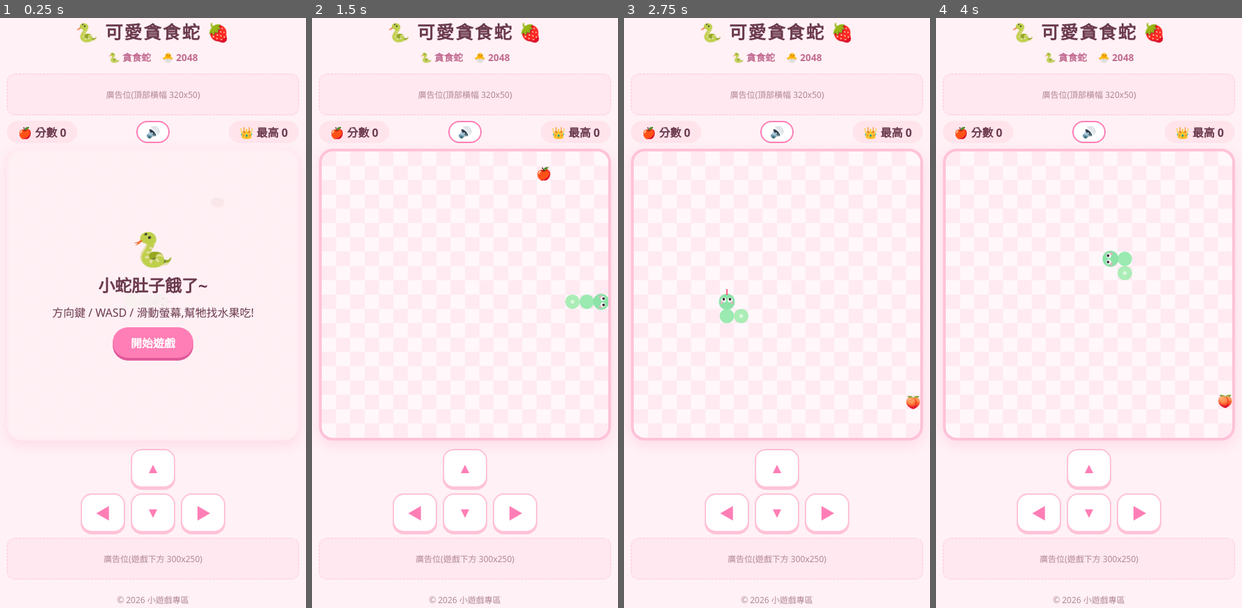
Above: before the commit, frames 1-4 (left to right).
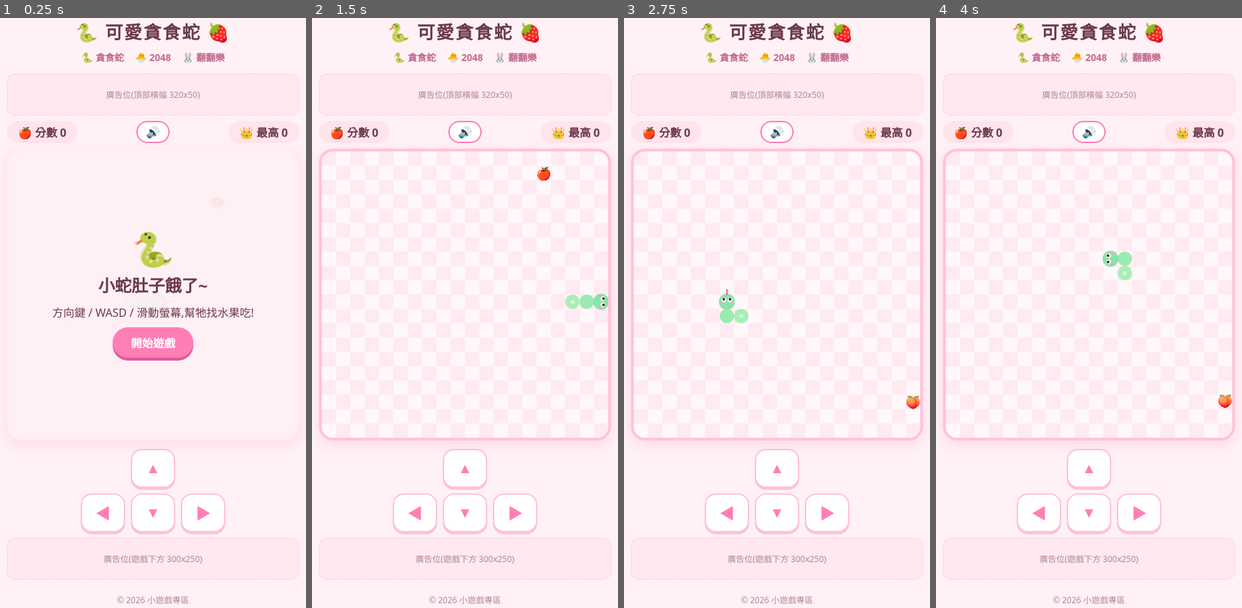
Above: after the commit, the same moments.

Repository: jimin54/Gamezone
Game: browser game, page index.html
Two runs of this game, one before a commit and one after it. Both use one fixed random seed, a clock stepped at 60 frames per second and the inputs below.
Inputs (mouse positions are in pixels of both pictures, inside the frame that each line leads up to):
- Up to frame 1 (0.25 s): no input
- Up to frame 2 (1.5 s): click "開始遊戲" at 0.27 s; hold Right from 1.03 s (still down); click (465, 324) at 1.07 s; tap Space at 1.1 s
- Up to frame 3 (2.75 s): release Right at 1.53 s; hold Down 1.58-1.85 s; tap Space at 1.6, 2.1, 2.6 s; click (718, 265) at 1.67 s; hold Left 1.9-2.47 s; click "🔊" at 2.02 s; click (835, 248) at 2.27 s; hold Up from 2.52 s (still down)
- Up to frame 4 (4 s): release Up at 2.82 s; click (1131, 354) at 2.87 s; hold Right 2.87-3.53 s; tap Space at 3.1, 3.6 s; click (1015, 366) at 3.47 s; hold Up 3.58-3.82 s; hold Left from 3.87 s (still down)

The runs differ from the first frame. In frame 1, 0.5% of the frame differs, in the area x 26-74%, y 5-8%; in frame 2, 0.5%; in frame 3, 0.5%; in frame 4, 0.5%.

Commit message:
Add files via upload

Diff:
--- a/2048.html
+++ b/2048.html
@@ -52,7 +52,7 @@
 </head>
 <body>
   <h1>🐣 可愛 2048 🌈</h1>
-  <nav><a href="index.html">🐍 貪食蛇</a><a href="2048.html">🐣 2048</a></nav>
+  <nav><a href="index.html">🐍 貪食蛇</a><a href="2048.html">🐣 2048</a><a href="memory.html">🐰 翻翻樂</a></nav>
 
   <!-- ====== 廣告位 1:頂部橫幅 ====== -->
   <div class="ad" id="ad-top">廣告位(頂部橫幅 320x50)</div>
--- a/index.html
+++ b/index.html
@@ -46,7 +46,7 @@
 </head>
 <body>
   <h1>🐍 可愛貪食蛇 🍓</h1>
-  <nav><a href="index.html">🐍 貪食蛇</a><a href="2048.html">🐣 2048</a></nav>
+  <nav><a href="index.html">🐍 貪食蛇</a><a href="2048.html">🐣 2048</a><a href="memory.html">🐰 翻翻樂</a></nav>
 
   <!-- ====== 廣告位 1:頂部橫幅 ====== -->
   <div class="ad" id="ad-top">廣告位(頂部橫幅 320x50)</div>
--- /dev/null
+++ b/memory.html
@@ -0,0 +1,243 @@
+<!DOCTYPE html>
+<html lang="zh-Hant">
+<head>
+<meta charset="UTF-8">
+<meta name="viewport" content="width=device-width, initial-scale=1, user-scalable=no">
+<title>可愛翻翻樂 - 免費線上記憶配對遊戲</title>
+<meta name="description" content="超可愛的動物記憶翻牌遊戲,線上免費玩,三種難度,手機電腦都能玩,挑戰最少步數!">
+<meta property="og:title" content="可愛翻翻樂 - 免費線上記憶配對遊戲">
+<meta property="og:description" content="超可愛的動物記憶翻牌遊戲,挑戰最少步數!">
+
+<!-- ====== 變現:通過 AdSense 審核後,取消註解並換成你的 ID ======
+<script async src="https://pagead2.googlesyndication.com/pagead/js/adsbygoogle.js?client=ca-pub-XXXXXXXXXXXXXXXX" crossorigin="anonymous"></script>
+-->
+
+<style>
+  :root { --bg:#fff1f5; --card:#ffe4ec; --accent:#ff7eb6; --text:#6b3a4e; }
+  * { box-sizing:border-box; -webkit-tap-highlight-color:transparent; }
+  body { margin:0; background:var(--bg); color:var(--text); font-family:"Noto Sans TC",system-ui,-apple-system,sans-serif;
+         display:flex; flex-direction:column; align-items:center; min-height:100vh; padding:12px; }
+  h1 { margin:4px 0 4px; font-size:1.6rem; letter-spacing:2px; }
+  nav { font-size:.85rem; margin-bottom:6px; }
+  nav a { color:#c06a8f; margin:0 8px; text-decoration:none; font-weight:600; }
+  nav a:hover { color:var(--accent); }
+  .ad { width:100%; max-width:420px; min-height:60px; margin:8px 0; background:#ff7eb614; border:1px dashed #ff7eb655;
+        border-radius:12px; display:flex; align-items:center; justify-content:center; font-size:.75rem; color:#b08795; overflow:hidden; }
+  .levels { display:flex; gap:8px; margin:6px 0 10px; }
+  .lv { background:#fff; color:var(--accent); border:2px solid #ffc2d9; box-shadow:none; padding:6px 16px; font-size:.9rem; }
+  .lv.on { background:var(--accent); color:#fff; border-color:var(--accent); }
+  .bar { width:100%; max-width:420px; display:flex; justify-content:space-between; align-items:center; margin-bottom:8px; gap:6px; font-weight:700; }
+  .box { background:var(--card); border-radius:16px; padding:4px 12px; text-align:center; min-width:70px; }
+  .box small { display:block; font-size:.65rem; color:#b08795; font-weight:500; }
+  .wrap { position:relative; width:100%; max-width:420px; }
+  #board { display:grid; gap:10px; background:var(--card); padding:10px; border-radius:20px; user-select:none;
+           border:4px solid #ffc2d9; box-shadow:0 6px 18px #ff7eb633; }
+  .card { perspective:600px; aspect-ratio:1; cursor:pointer; }
+  .inner { position:relative; display:block; width:100%; height:100%; transition:transform .35s; transform-style:preserve-3d; }
+  .card.flipped .inner, .card.matched .inner { transform:rotateY(180deg); }
+  .face { position:absolute; inset:0; display:flex; align-items:center; justify-content:center; border-radius:16px;
+          backface-visibility:hidden; -webkit-backface-visibility:hidden; }
+  .front { background:linear-gradient(135deg,#ffb3d1,#ff8fc0); font-size:1.7rem; box-shadow:0 3px 0 #e0599a; }
+  .back { background:#fff; transform:rotateY(180deg); font-size:clamp(1.8rem,10vw,2.8rem); border:3px solid #ffc2d9; }
+  .card.matched .back { background:#e8ffef; border-color:#8be3a8; animation:hop .45s; }
+  @keyframes hop { 0%{transform:rotateY(180deg) scale(1)} 50%{transform:rotateY(180deg) scale(1.18)} 100%{transform:rotateY(180deg) scale(1)} }
+  .overlay { position:absolute; inset:0; background:#fff1f5ee; border-radius:20px; display:flex; flex-direction:column;
+             align-items:center; justify-content:center; gap:10px; text-align:center; padding:16px; }
+  .overlay.hidden { display:none; }
+  .big { font-size:3rem; line-height:1; }
+  button { background:var(--accent); color:#fff; border:0; border-radius:999px; padding:10px 22px; font-size:1rem; font-weight:700; cursor:pointer;
+           box-shadow:0 4px 0 #e0599a; }
+  button:active { transform:translateY(2px); box-shadow:0 2px 0 #e0599a; }
+  button.ghost { background:#fff; color:var(--accent); border:2px solid var(--accent); box-shadow:none; }
+  button.hidden { display:none; }
+  .tools { width:100%; max-width:420px; text-align:center; margin-top:10px; font-size:.8rem; color:#b08795; }
+  footer { margin-top:auto; padding:12px; font-size:.75rem; color:#b08795; }
+</style>
+</head>
+<body>
+  <h1>🐰 可愛翻翻樂 🌸</h1>
+  <nav><a href="index.html">🐍 貪食蛇</a><a href="2048.html">🐣 2048</a><a href="memory.html">🐰 翻翻樂</a></nav>
+
+  <!-- ====== 廣告位 1:頂部橫幅 ====== -->
+  <div class="ad" id="ad-top">廣告位(頂部橫幅 320x50)</div>
+
+  <div class="levels">
+    <button class="lv" data-lv="easy">簡單</button>
+    <button class="lv on" data-lv="normal">普通</button>
+    <button class="lv" data-lv="hard">困難</button>
+  </div>
+
+  <div class="bar">
+    <div class="box"><small>步數</small><span id="moves">0</span></div>
+    <div class="box"><small>時間</small><span id="time">0:00</span></div>
+    <button class="ghost" id="muteBtn" style="padding:4px 12px;box-shadow:none" aria-label="音效開關">🔊</button>
+    <button id="newBtn" style="padding:8px 14px">重來</button>
+    <div class="box"><small>最佳步數</small><span id="best">-</span></div>
+  </div>
+
+  <div class="wrap">
+    <div id="board"></div>
+    <div class="overlay hidden" id="overlay">
+      <div class="big" id="ovEmoji">🏆</div>
+      <h2 id="ovTitle" style="margin:0"></h2>
+      <div id="ovMsg"></div>
+      <button id="ovBtn">再玩一次</button>
+      <button class="ghost" id="shareBtn">邀請朋友來挑戰</button>
+    </div>
+  </div>
+
+  <div class="tools">翻開兩張一樣的動物就算配對成功,用最少步數全部配完!</div>
+
+  <!-- ====== 廣告位 2:遊戲下方 ====== -->
+  <div class="ad" id="ad-bottom">廣告位(遊戲下方 300x250)</div>
+
+  <footer>© 2026 小遊戲專區</footer>
+
+<script>
+(() => {
+  const $ = id => document.getElementById(id);
+  const boardEl = $('board'), overlay = $('overlay');
+  const ANIMALS = ['🐶','🐱','🐰','🦊','🐼','🐨','🦁','🐸','🐵','🐧','🦄','🐯'];
+  const LEVELS = { easy:{cols:3, pairs:6, name:'簡單'}, normal:{cols:4, pairs:8, name:'普通'}, hard:{cols:4, pairs:10, name:'困難'} };
+
+  let level = 'normal', cards = [], first = null, lock = false, moves = 0, matched = 0, secs = 0, tmr = null, started = false, shareText = '', games = 0;
+
+  // ====== 音效(Web Audio,不需要音檔) ======
+  let audio = null, muted = false;
+  try { muted = localStorage.getItem('muteMemory') === '1'; } catch(e) {}
+  const muteBtn = $('muteBtn');
+  muteBtn.textContent = muted ? '🔇' : '🔊';
+  muteBtn.onclick = () => {
+    muted = !muted;
+    muteBtn.textContent = muted ? '🔇' : '🔊';
+    try { localStorage.setItem('muteMemory', muted ? '1' : '0'); } catch(e) {}
+  };
+  function tone(freq, start, dur, type = 'sine', vol = 0.15) {
+    const o = audio.createOscillator(), gn = audio.createGain();
+    o.type = type; o.frequency.value = freq;
+    const t0 = audio.currentTime + start;
+    gn.gain.setValueAtTime(vol, t0);
+    gn.gain.exponentialRampToValueAtTime(0.001, t0 + dur);
+    o.connect(gn); gn.connect(audio.destination);
+    o.start(t0); o.stop(t0 + dur);
+  }
+  function sfx(name) {
+    if (muted) return;
+    try {
+      audio = audio || new (window.AudioContext || window.webkitAudioContext)();
+      if (audio.state === 'suspended') audio.resume();
+      if (name === 'flip') tone(520, 0, .06, 'triangle', .08);
+      else if (name === 'match') { tone(660, 0, .1, 'triangle'); tone(990, .08, .16, 'triangle'); }
+      else if (name === 'miss') { tone(300, 0, .12, 'sine', .1); tone(240, .09, .14, 'sine', .1); }
+      else if (name === 'start') [523, 659, 784].forEach((f, i) => tone(f, i * .08, .12, 'triangle'));
+      else if (name === 'win') [523, 659, 784, 1047, 1319].forEach((f, i) => tone(f, i * .1, .22, 'triangle', .18));
+    } catch(e) {}
+  }
+
+  const fmt = s => Math.floor(s / 60) + ':' + String(s % 60).padStart(2, '0');
+  const bestKey = () => 'memBest_' + level;
+  function loadBest() {
+    let b = null;
+    try { b = +localStorage.getItem(bestKey()) || null; } catch(e) {}
+    $('best').textContent = b || '-';
+    return b;
+  }
+
+  function shuffle(a) {
+    for (let i = a.length - 1; i > 0; i--) { const j = Math.floor(Math.random() * (i + 1)); [a[i], a[j]] = [a[j], a[i]]; }
+    return a;
+  }
+
+  function build() {
+    clearInterval(tmr);
+    const L = LEVELS[level];
+    first = null; lock = false; moves = 0; matched = 0; secs = 0; started = false; games++;
+    $('moves').textContent = 0; $('time').textContent = '0:00';
+    overlay.classList.add('hidden');
+    loadBest();
+    const pool = shuffle(ANIMALS.slice()).slice(0, L.pairs);
+    const deck = shuffle(pool.concat(pool));
+    boardEl.style.gridTemplateColumns = `repeat(${L.cols}, 1fr)`;
+    boardEl.innerHTML = '';
+    cards = deck.map((emoji, i) => {
+      const el = document.createElement('div');
+      el.className = 'card';
+      el.innerHTML = `<span class="inner"><span class="face front">🌸</span><span class="face back">${emoji}</span></span>`;
+      el.addEventListener('click', () => flip(i));
+      boardEl.appendChild(el);
+      return { el, emoji, flipped:false, matched:false };
+    });
+    if (games > 1) sfx('start');
+  }
+
+  function startTimer() {
+    if (started) return;
+    started = true;
+    tmr = setInterval(() => { secs++; $('time').textContent = fmt(secs); }, 1000);
+  }
+
+  function flip(i) {
+    if (lock) return;
+    const c = cards[i];
+    if (c.flipped || c.matched) return;
+    startTimer();
+    c.flipped = true; c.el.classList.add('flipped'); sfx('flip');
+    if (first === null) { first = i; return; }
+    moves++; $('moves').textContent = moves;
+    const a = cards[first], b = c;
+    first = null;
+    if (a.emoji === b.emoji) {
+      a.matched = b.matched = true;
+      a.el.classList.add('matched'); b.el.classList.add('matched');
+      matched++;
+      setTimeout(() => sfx('match'), 200);
+      if (matched === LEVELS[level].pairs) setTimeout(win, 600);
+    } else {
+      lock = true;
+      setTimeout(() => {
+        a.flipped = b.flipped = false;
+        a.el.classList.remove('flipped'); b.el.classList.remove('flipped');
+        lock = false; sfx('miss');
+      }, 800);
+    }
+  }
+
+  function win() {
+    clearInterval(tmr);
+    sfx('win');
+    const L = LEVELS[level];
+    const prev = loadBest();
+    const isBest = !prev || moves < prev;
+    if (isBest) { try { localStorage.setItem(bestKey(), moves); } catch(e) {} $('best').textContent = moves; }
+    const [em, msg] = moves <= L.pairs + 2 ? ['🏆','超強記憶力!'] : moves <= L.pairs * 1.6 ? ['✨','好厲害!記性真好!']
+                    : moves <= L.pairs * 2.5 ? ['🐰','不錯喔,小動物們都找到朋友了!'] : ['🌱','再玩一次,一定會更快!'];
+    $('ovEmoji').textContent = em;
+    $('ovTitle').textContent = '全部配對成功!';
+    $('ovMsg').innerHTML = `${msg}<br>${L.name}|${moves} 步|${fmt(secs)}${isBest ? '<br>🎉 新紀錄!' : ''}`;
+    shareText = `我在可愛翻翻樂(${L.name})用 ${moves} 步、${fmt(secs)} 配對完成!敢來挑戰嗎?`;
+    $('shareBtn').textContent = '邀請朋友來挑戰';
+    overlay.classList.remove('hidden');
+    // ====== 廣告位 3:遊戲結束是插入廣告的好時機 ======
+    // 例如每玩 3 局顯示一次插頁廣告:if (games % 3 === 0) showInterstitialAd();
+  }
+
+  $('ovBtn').onclick = build;
+  $('newBtn').onclick = build;
+  document.querySelectorAll('.lv').forEach(b => b.onclick = () => {
+    level = b.dataset.lv;
+    document.querySelectorAll('.lv').forEach(x => x.classList.toggle('on', x === b));
+    build();
+  });
+  $('shareBtn').onclick = async () => {
+    const text = shareText || '來玩可愛翻翻樂,挑戰最少步數!';
+    try {
+      if (navigator.share) await navigator.share({ title:'可愛翻翻樂', text, url:location.href });
+      else { await navigator.clipboard.writeText(text + ' ' + location.href); $('shareBtn').textContent = '已複製連結!'; }
+    } catch(e) {}
+  };
+
+  build();
+})();
+</script>
+</body>
+</html>
